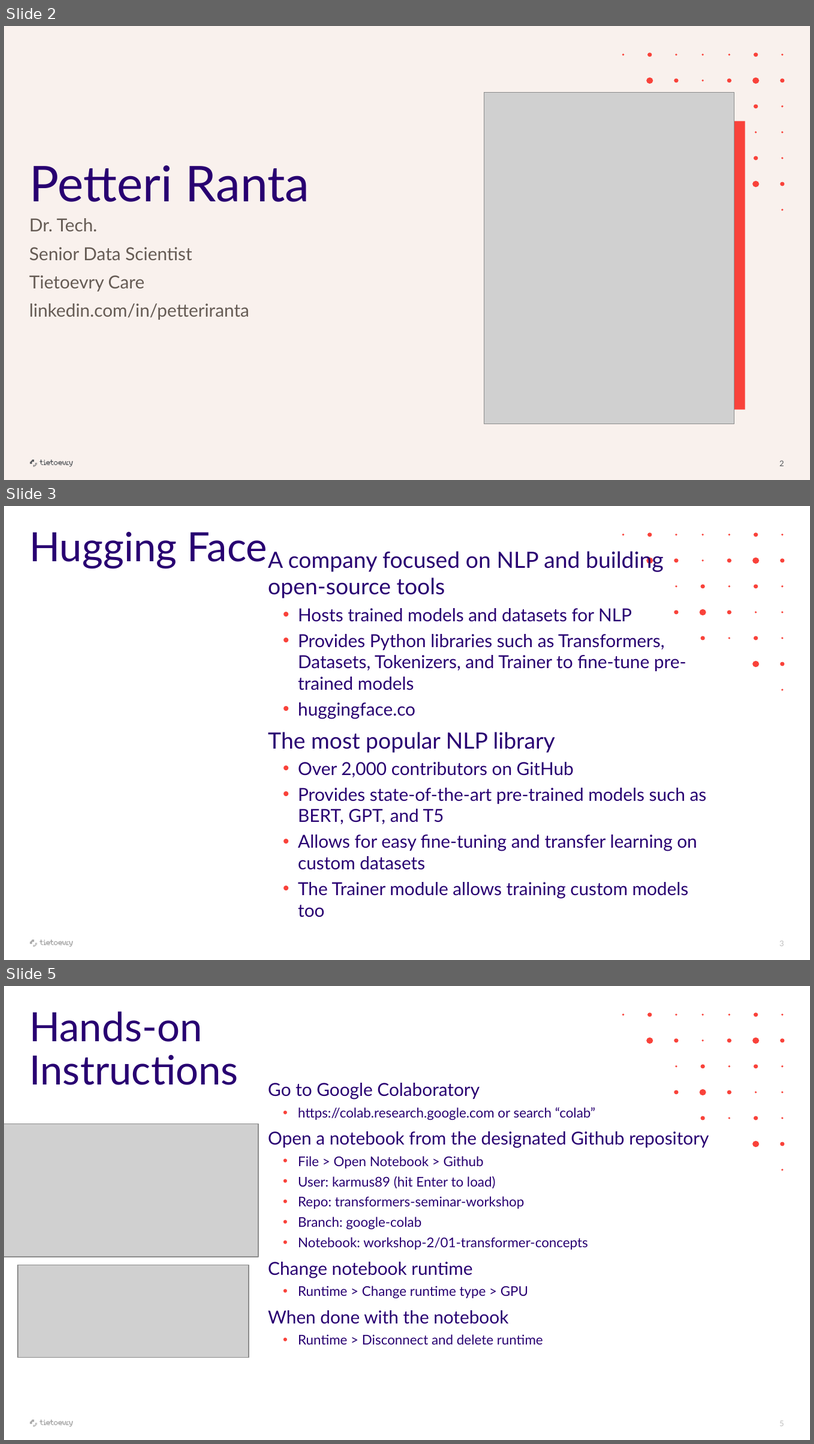
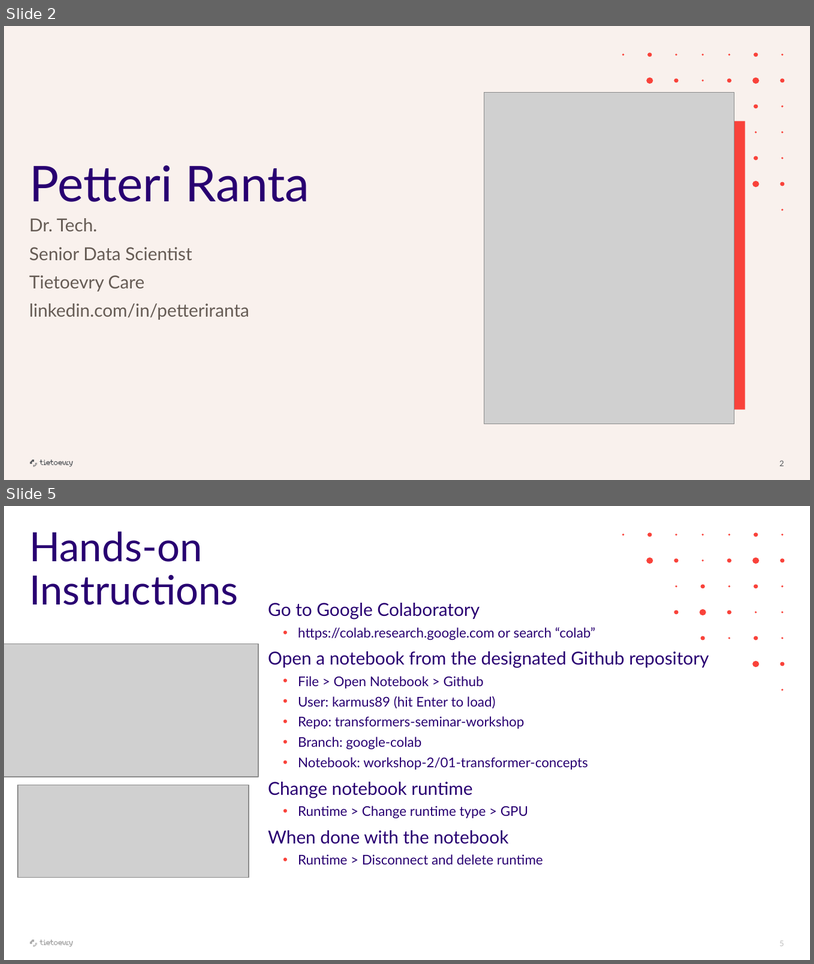
Before and after one commit to ratteripenta/transformers-seminar-workshop, a slide deck: presentations/transformers-seminar-workshop-2.pptx. Shown one above the other, each under a label of ours: slides 2, 3 and 5 before the commit, slides 2 and 5 after it; the slides between them are not shown. The pictures are 814x1444 and 814x964 pixels, drawn with LibreOffice and Linux fonts; fonts in the diff are those of the drawing; grey boxes stand for pictures. Boxes give left, top, right and bottom in pixels: in the first picture for what was removed or moved away, otherwise in the second. Text is boxed around its words. In the diff, an @@ line names an element or a change of style, - is before the commit and + after.

```diff
--- a/presentations/transformers-seminar-workshop-2.pptx
+++ b/presentations/transformers-seminar-workshop-2.pptx
@@ slide 3 removed at [4, 506, 810, 960], background #FFFFFF; not listed: 41 template elements that a slide beside it also shows @@
@@ title removed at [29, 532, 268, 569] @@
-Hugging Face
@@ text removed at [268, 551, 707, 917] @@
-A company focused on NLP and building open-source tools
-  • Hosts trained models and datasets for NLP
-  • Provides Python libraries such as Transformers, Datasets, Tokenizers, and Trainer to fine-tune pre-trained models
-  • huggingface.co
-The most popular NLP library
-  • Over 2,000 contributors on GitHub
-  • Provides state-of-the-art pre-trained models such as BERT, GPT, and T5
-  • Allows for easy fine-tuning and transfer learning on custom datasets
-  • The Trainer module allows training custom models too
@@ page number removed at [780, 940, 785, 946] @@
-3
```
Also in this commit, not shown: 1 slide changed, 1 slide added.
